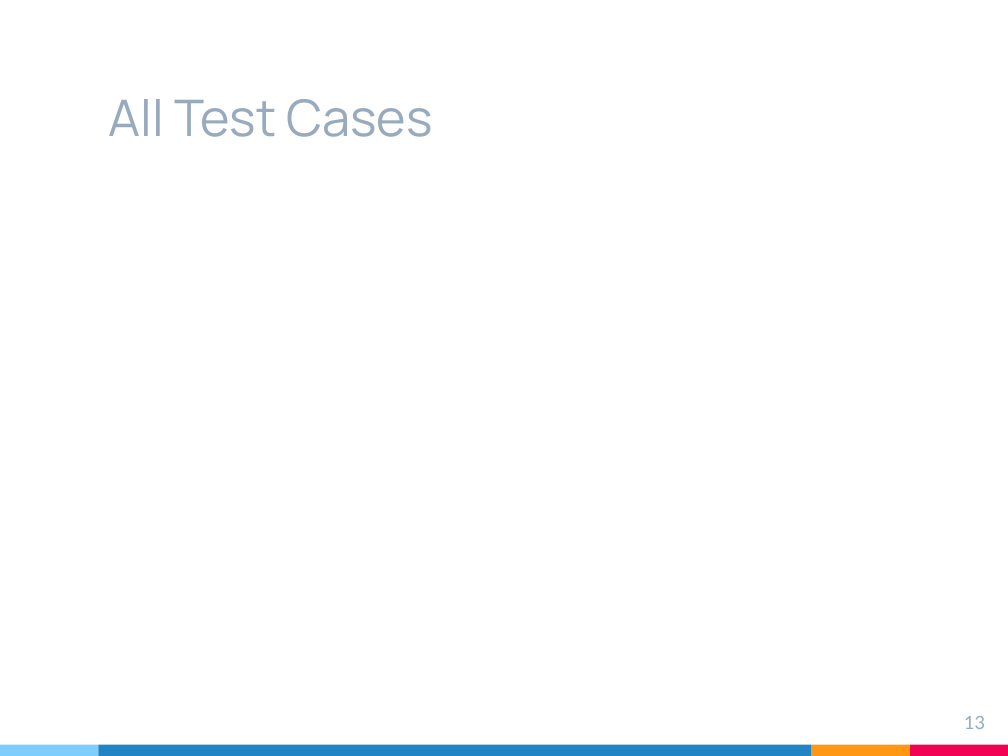
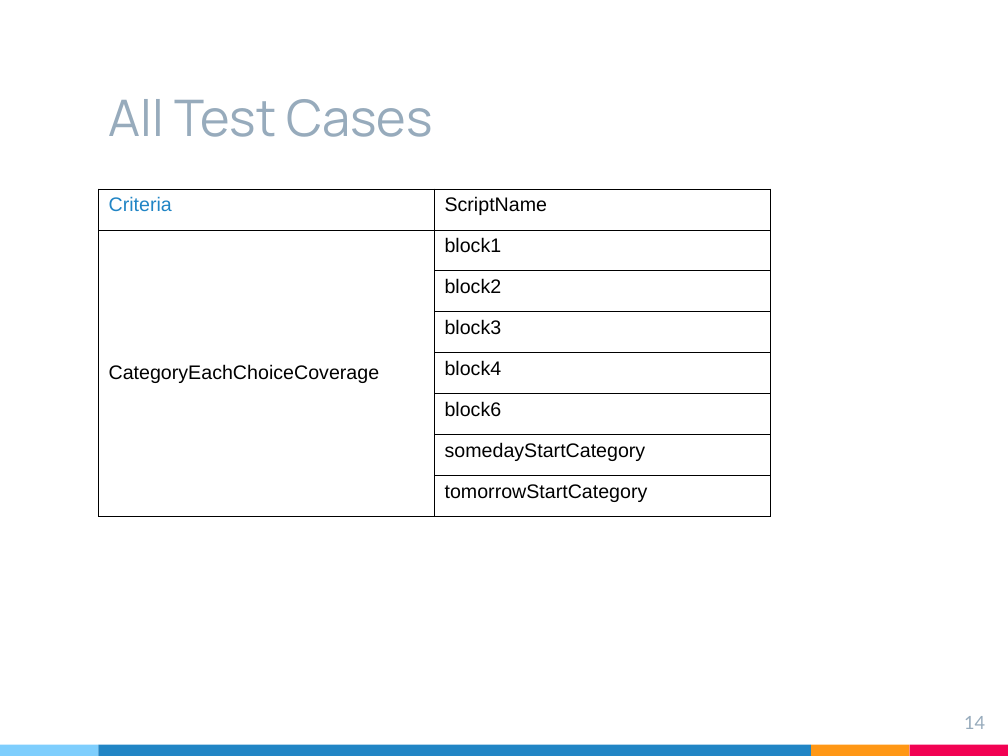
Before and after one commit to likesm0887/STV-Project, a slide deck: slide 14 of Document/軟體測試期末簡報.pptx (slide 13 before the commit). Drawn at 1008x756 pixels with LibreOffice and Linux fonts; fonts in the diff are those of the drawing. Boxes give left, top, right and bottom in pixels: in the first picture for what was removed or moved away, otherwise in the second. Text is boxed around its words. In the diff, an @@ line names an element or a change of style, - is before the commit and + after.

```diff
--- a/Document/軟體測試期末簡報.pptx
+++ b/Document/軟體測試期末簡報.pptx
@@ table added at [99, 190, 770, 516], 8 rows, 2 columns @@
+Criteria | ScriptName
+CategoryEachChoiceCoverage | block1
+ | block2
+ | block3
+ | block4
+ | block6
+ | somedayStartCategory
+ | tomorrowStartCategory
@@ page number at [964, 716, 985, 729]: text changed @@
-13
+14
```
Also in this commit, not shown: 2 other slides changed, 4 slides added, 2 other files.
